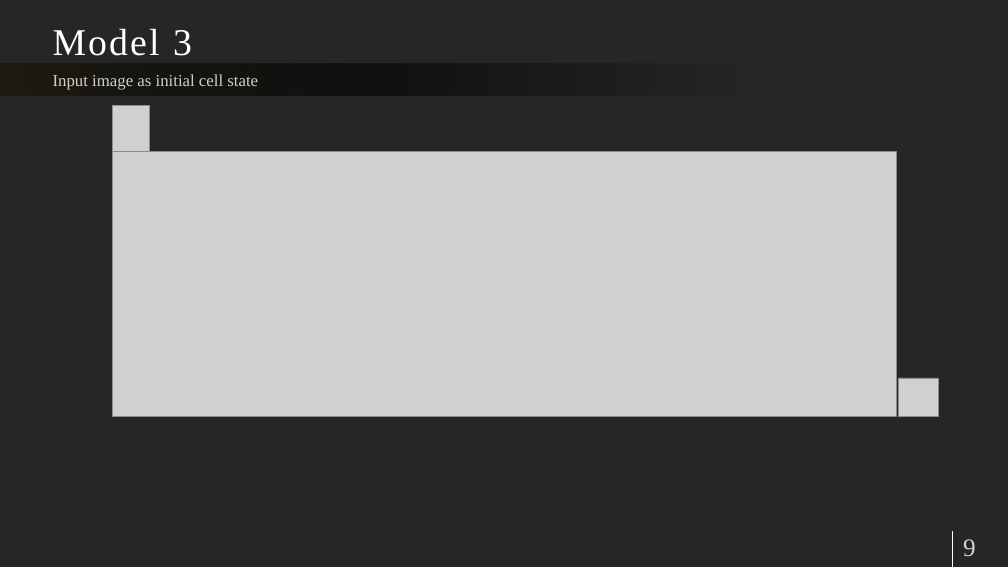
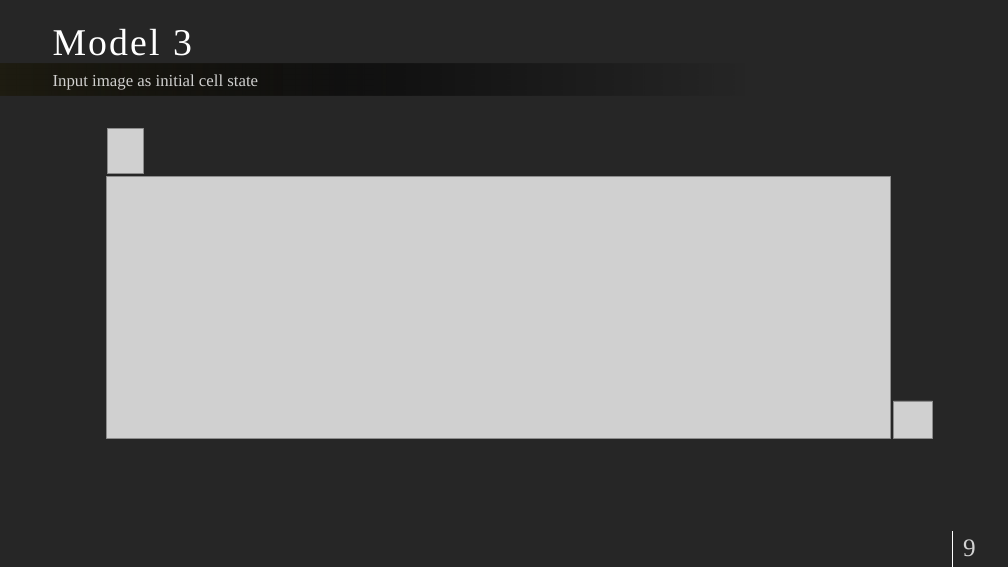
Before and after one commit to Shaun2h/Image-captioning, a slide deck: slide 9 of Deep Deep Deeeeep.pptx. Drawn at 1008x567 pixels with LibreOffice and Linux fonts; fonts in the diff are those of the drawing; grey boxes stand for pictures. Boxes give left, top, right and bottom in pixels: in the first picture for what was removed or moved away, otherwise in the second. Text is boxed around its words. In the diff, an @@ line names an element or a change of style, - is before the commit and + after.

```diff
--- a/Deep Deep Deeeeep.pptx
+++ b/Deep Deep Deeeeep.pptx
@@ 3 pictures: place and size @@
-3 pictures at box(112, 105, 938, 416)
+3 pictures at box(107, 129, 932, 438)
```
Also in this commit, not shown: 7 other slides changed, 2 slides added, 9 other files.
